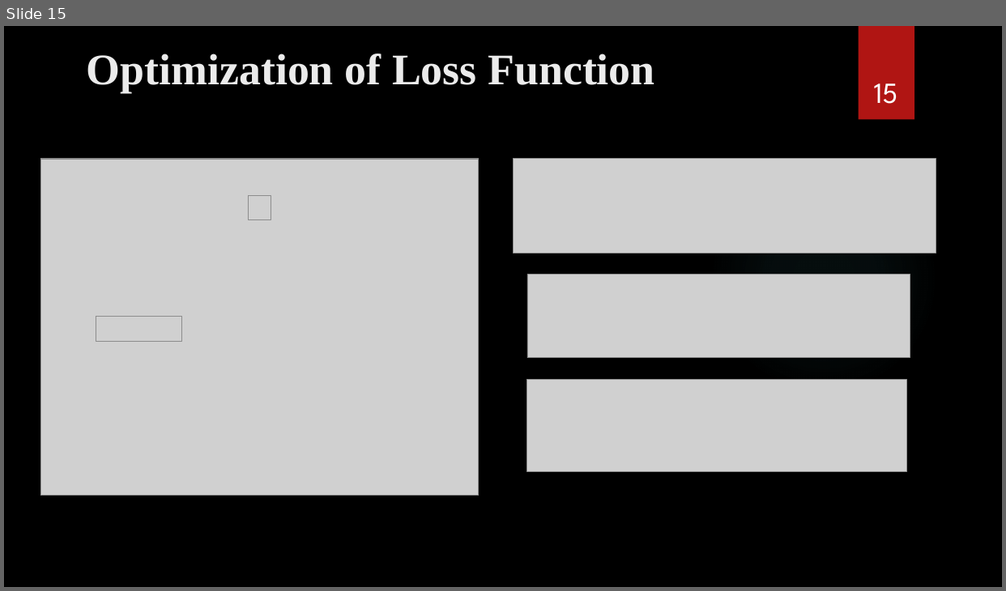
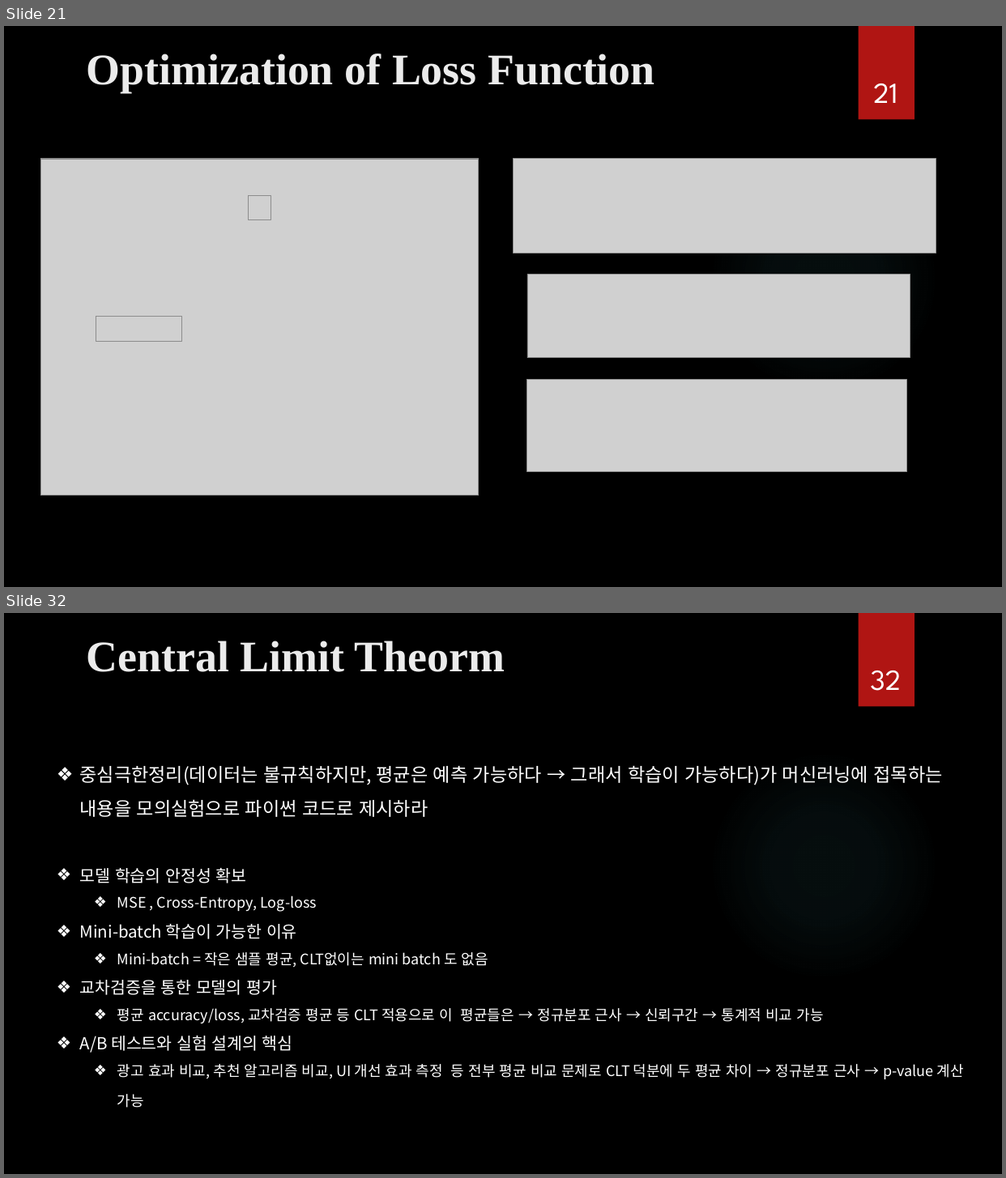
Before and after one commit to ancestor9/mathematics-for-machine-learning, a slide deck: Calculus/Calculus.pptx. Shown one above the other, each under a label of ours: slide 15 before the commit, slides 21 and 32 after it; the slides between them are not shown. The pictures are 1006x591 and 1006x1178 pixels, drawn with LibreOffice and Linux fonts; fonts in the diff are those of the drawing; grey boxes stand for pictures; background and template pictures are left out. Boxes give left, top, right and bottom in pixels: in the first picture for what was removed or moved away, otherwise in the second. Text is boxed around its words. In the diff, an @@ line names an element or a change of style, - is before the commit and + after.

```diff
--- a/Calculus/Calculus.pptx
+++ b/Calculus/Calculus.pptx
@@ slide 32 added at bbox=[4, 613, 1002, 1174], background picture (left out); not listed: 2 template elements that a slide beside it also shows @@
@@ title added at bbox=[87, 641, 505, 672], 42 pt, text #EBEBEB, bold @@
+Central Limit Theorm
@@ page number added at bbox=[870, 671, 901, 691], 28 pt, text #FFFFFF @@
+32
@@ text added at bbox=[80, 765, 943, 817], 18 pt, text #FFFFFF @@
+❖ 중심극한정리(데이터는 불규칙하지만, 평균은 예측 가능하다 → 그래서 학습이 가능하다)가 머신러닝에 접목하는 내용을 모의실험으로 파이썬 코드로 제시하라
@@ text added at bbox=[80, 868, 964, 1108], 14 pt, text #FFFFFF @@
+❖ 모델 학습의 안정성 확보
+  ❖ MSE , Cross-Entropy, Log-loss
+❖ Mini-batch 학습이 가능한 이유
+  ❖ Mini-batch = 작은 샘플 평균, CLT없이는 mini batch 도 없음
+❖ 교차검증을 통한 모델의 평가
+  ❖ 평균 accuracy/loss, 교차검증 평균 등 CLT 적용으로 이 평균들은 → 정규분포 근사 → 신뢰구간 → 통계적 비교 가능
+❖ A/B 테스트와 실험 설계의 핵심
+  ❖ 광고 효과 비교, 추천 알고리즘 비교, UI 개선 효과 측정 등 전부 평균 비교 문제로 CLT 덕분에 두 평균 차이 → 정규분포 근사 → p-value 계산 가능
@@ what was slide 15 is now slide 21 @@
@@ page number at bbox=[873, 84, 897, 103]: text changed @@
-15
+21
```
Also in this commit, not shown: 10 slides changed, 18 other slides added, 2 slides removed.
